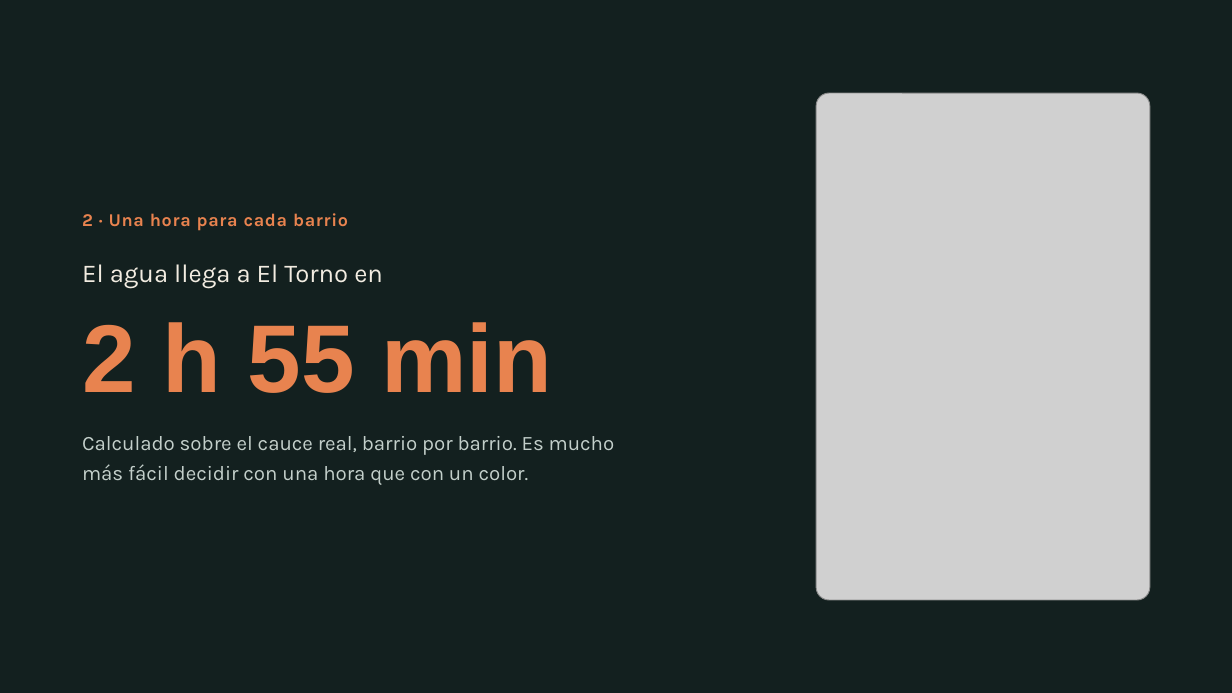
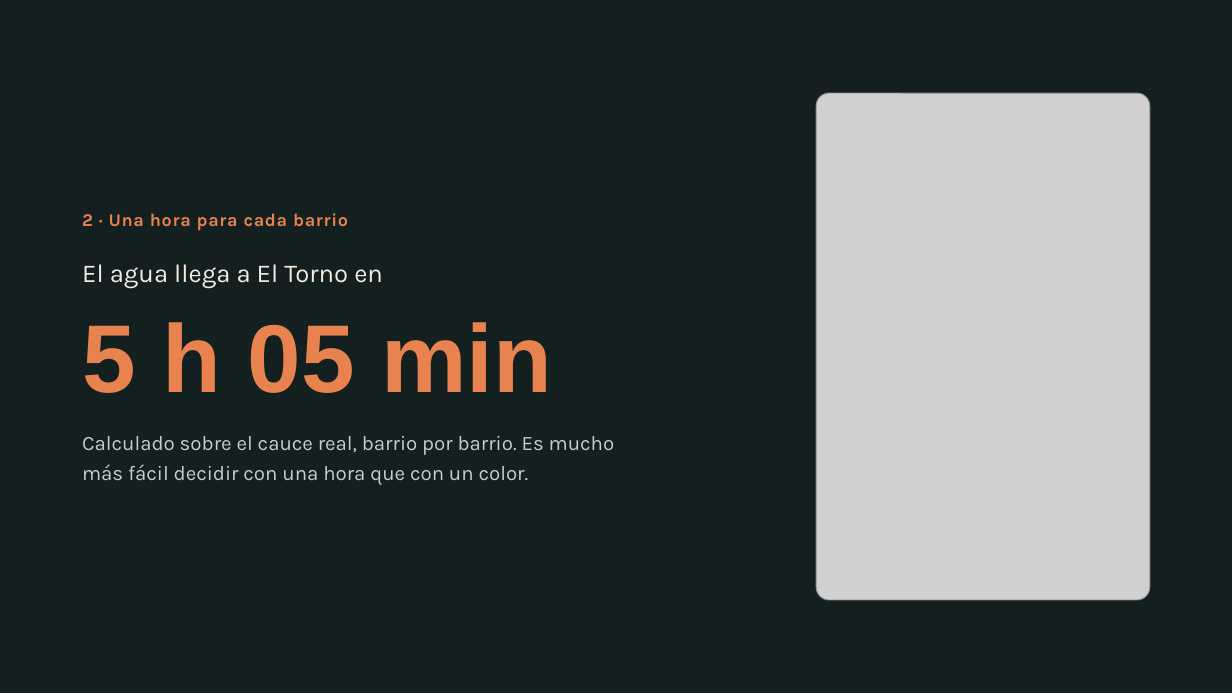
Before and after one commit to NeckHurtttt/birria-tech, a slide deck: slide 7 of El Río Suena · Pitch.pptx (slide 6 before the commit). Drawn at 1232x693 pixels with LibreOffice and Linux fonts; fonts in the diff are those of the drawing; grey boxes stand for pictures. Boxes give left, top, right and bottom in pixels: in the first picture for what was removed or moved away, otherwise in the second. Text is boxed around its words. In the diff, an @@ line names an element or a change of style, - is before the commit and + after.

```diff
--- a/El Río Suena · Pitch.pptx
+++ b/El Río Suena · Pitch.pptx
@@ text at bbox=[82, 322, 552, 393]: text changed @@
-2 h 55 min
+5 h 05 min
```
Also in this commit, not shown: 4 other slides changed, 1 slide added, 17 other files.
